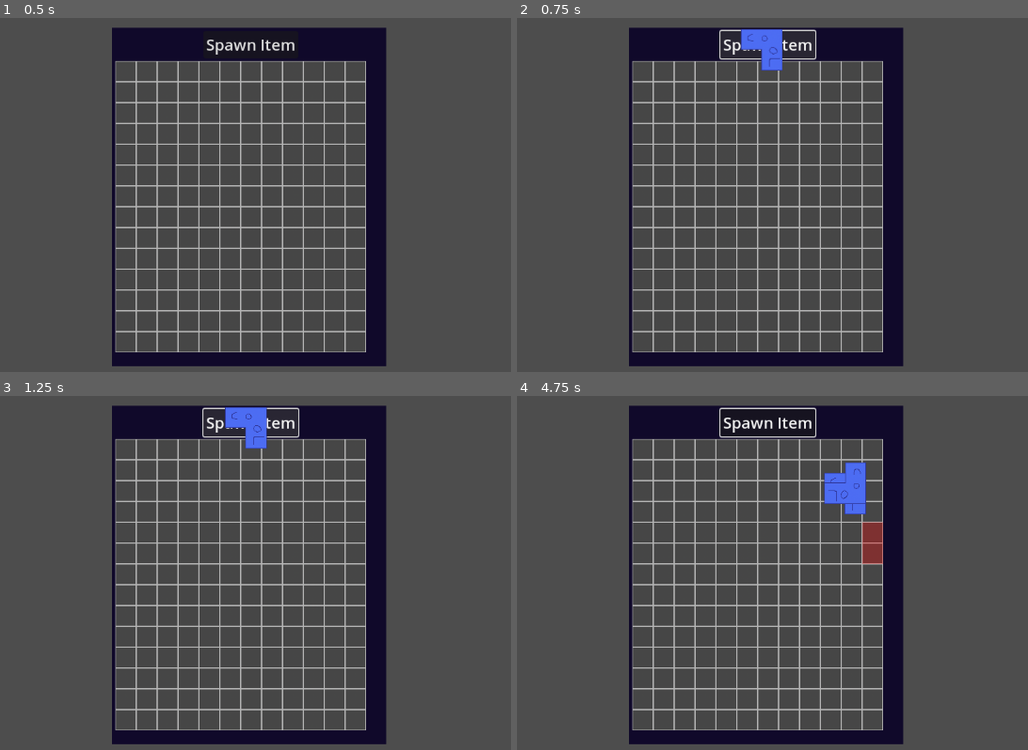
Above: before the commit, frames 1-4 (two rows, left to right).
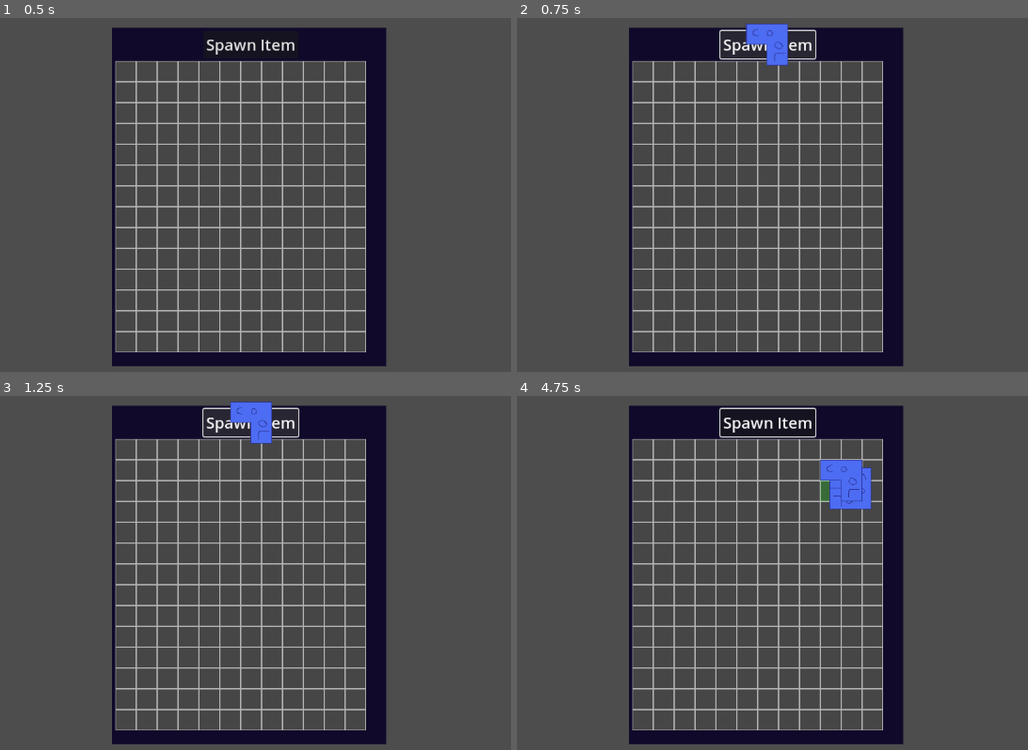
Above: after the commit, the same moments.

Repository: zMenta/Godot4GridInventory
Game: Godot game, scene res://main/main.tscn
The game is run twice, just before and just after one commit, with the same random seed, the same clock (stepped at 60 frames per second) and the same inputs.
Inputs (mouse positions are in pixels of both pictures, inside the frame that each line leads up to):
- Up to frame 1 (0.5 s): no input
- Up to frame 2 (0.75 s): click "Spawn Item" at 0.5 s
- Up to frame 3 (1.25 s): no input
- Up to frame 4 (4.75 s): click "Spawn Item" at 1.25 s; click "Spawn Item" at 2 s; tap Enter at 2.75, 4.25 s; move the mouse to (941, 558) at 2.77 s; click (941, 558) at 2.85 s; tap R (rotate) at 3.05, 3.6, 4.55 s; tap Space at 3.5 s; move the mouse to (624, 601) at 3.52 s; click (624, 601) at 3.8 s; move the mouse to (849, 488) at 4.27 s; click (849, 488) at 4.35 s

Frame 1 is identical in both runs. In frame 2, 0.6% of the frame differs, in the area x 43-54%, y 1-15%; in frame 3, 0.6%; in frame 4, 1.3%, in the area x 59-72%, y 18-48%.

Commit message:
place item WIP

Diff:
--- a/GridInventory/inventory_ui/inventory_ui.gd
+++ b/GridInventory/inventory_ui/inventory_ui.gd
@@ -10,7 +10,7 @@
 var item_held : Item = null
 var current_slot : Slot = null
 var can_place := false
-var icon_anchor : Vector2i
+var icon_anchor : Vector2i = Vector2i()
 
 func _ready() -> void:
 	for i in range(slot_amount):
@@ -23,10 +23,14 @@
 
 func _process(_delta: float) -> void:
 	if Input.is_action_just_pressed("rotate") and item_held:
-		_rotate_held_item()
+		rotate_held_item()
+
+	if Input.is_action_just_pressed("m1") and item_held and current_slot:
+		place_item()
+
 
 func _on_slot_mouse_entered(slot: Slot) -> void:
-	icon_anchor = Vector2i(10000, 10000)
+	icon_anchor = Vector2i(1000, 1000)
 	current_slot = slot
 	if item_held:
 		check_slot_availability(current_slot)
@@ -34,11 +38,13 @@
 
 
 func _on_slot_mouse_exited(slot: Slot) -> void:
+	current_slot = null
 	clear_slots()
+
 
 # Item spawn button
 func _on_button_pressed() -> void:
-	var item : Item = preload("res://item/item.tscn").instantiate()
+	var item : Item = load("res://item/item.tscn").instantiate()
 	item.is_selected = true
 	add_child(item)
 	item_held = item
@@ -47,8 +53,8 @@
 func check_slot_availability(slot: Slot) -> void:
 	for grid in item_held.item_grid:
 		# Calculates the position of the slot that needs to be checked because of item_grid "hitbox";
-		var slot_to_check : int = slot.id + grid[0] + (grid[1] * col_count)
-		var column_wrap_check : int = slot.id % col_count + grid[0]
+		var slot_to_check : int = slot.id + grid.x + (grid.y * col_count)
+		var column_wrap_check : int = slot.id % col_count + grid.x
 		# If column_wrap_check is less than 0 it means the item_grid hitbox wraps around on the left side,
 		# if is bigger than col_count it means that the hitbox wraps on the right side.
 		if column_wrap_check < 0 or column_wrap_check >= col_count:
@@ -66,8 +72,8 @@
 func set_slots(slot: Slot) -> void:
 	for grid in item_held.item_grid:
 		# Calculates the position of the slot that needs to be checked because of item_grid "hitbox";
-		var slot_to_check : int = slot.id + grid[0] + (grid[1] * col_count)
-		var column_wrap_check : int = slot.id % col_count + grid[0]
+		var slot_to_check : int = slot.id + grid.x + (grid.y * col_count)
+		var column_wrap_check : int = slot.id % col_count + grid.x
 		# If column_wrap_check is less than 0 it means the item_grid hitbox wraps around on the left side,
 		# if is bigger than col_count it means that the hitbox wraps on the right side.
 		if column_wrap_check < 0 or column_wrap_check >= col_count:
@@ -77,8 +83,8 @@
 
 		if can_place:
 			slot_array[slot_to_check].state = Slot.States.FREE
-			if grid[0] < icon_anchor.y: icon_anchor.y = grid[0]
-			if grid[1] < icon_anchor.x: icon_anchor.x = grid[1]
+			if grid.x < icon_anchor.x: icon_anchor.x = grid.x
+			if grid.y < icon_anchor.y: icon_anchor.y = grid.y
 		else:
 			slot_array[slot_to_check].state = Slot.States.OCCUPIED
 
@@ -87,8 +93,19 @@
 	for slot in slot_array:
 		slot.state = Slot.States.DEFAULT
 
-func _rotate_held_item() -> void:
+
+func rotate_held_item() -> void:
 	item_held.rotate_item()
 	clear_slots()
 	if current_slot:
 		_on_slot_mouse_entered(current_slot)
+
+
+func place_item() -> void:
+	if not can_place or not current_slot:
+		return
+
+	var slot_anchor : int = current_slot.id + icon_anchor.x + (icon_anchor.y * col_count)
+	item_held.snap_to(slot_array[slot_anchor].global_position)
+	item_held.is_selected = false
+	item_held = null
--- a/GridInventory/item/item.gd
+++ b/GridInventory/item/item.gd
@@ -4,6 +4,8 @@
 
 @export var item_grid : Array[Vector2i] = [Vector2i()] : set = _set_item_grid
 @export var hide_item_grid := false : set = _set_hide_item_grid
+
+@onready var item_texture : TextureRect = $ItemTexture
 
 var is_selected := false : set = _set_is_selected
 var grid_anchor : Vector2i
@@ -23,8 +25,8 @@
 	# else:
 	# 	mouse_filter = MOUSE_FILTER_PASS
 
-
 func _ready() -> void:
+	item_texture.anchors_preset = item_texture.PRESET_CENTER
 	# Moving the hitbox x axis 1 slot to the left;
 	# So it's more aligned with the texture.
 	if not Engine.is_editor_hint():
@@ -57,3 +59,14 @@
 	rotation_degrees += 90
 	if rotation_degrees >= 360:
 		rotation_degrees = 0
+
+func snap_to(destination: Vector2) -> void:
+	var tween := get_tree().create_tween().set_trans(Tween.TRANS_SINE)
+	var rect_size = item_texture.get_rect().size
+
+	if int(rotation_degrees) % 180 == 0:
+		destination += rect_size/2
+	else:
+		destination += Vector2(rect_size.y, rect_size.x)/2
+
+	tween.tween_property(self, "global_position", destination, 0.15)
--- a/GridInventory/item/item.tscn
+++ b/GridInventory/item/item.tscn
@@ -8,17 +8,8 @@
 script = ExtResource("1_guc00")
 item_grid = Array[Vector2i]([Vector2i(0, 0), Vector2i(1, 0), Vector2i(1, 1)])
 
-[node name="TextureRect" type="TextureRect" parent="."]
-anchors_preset = -1
-anchor_left = 0.5
-anchor_top = 0.5
-anchor_right = 0.5
-anchor_bottom = 0.5
-offset_left = -32.0
-offset_top = -16.0
-offset_right = 16.0
-offset_bottom = 32.0
-grow_horizontal = 2
-grow_vertical = 2
+[node name="ItemTexture" type="TextureRect" parent="."]
+offset_right = 64.0
+offset_bottom = 64.0
 mouse_filter = 2
 texture = ExtResource("1_cktku")
